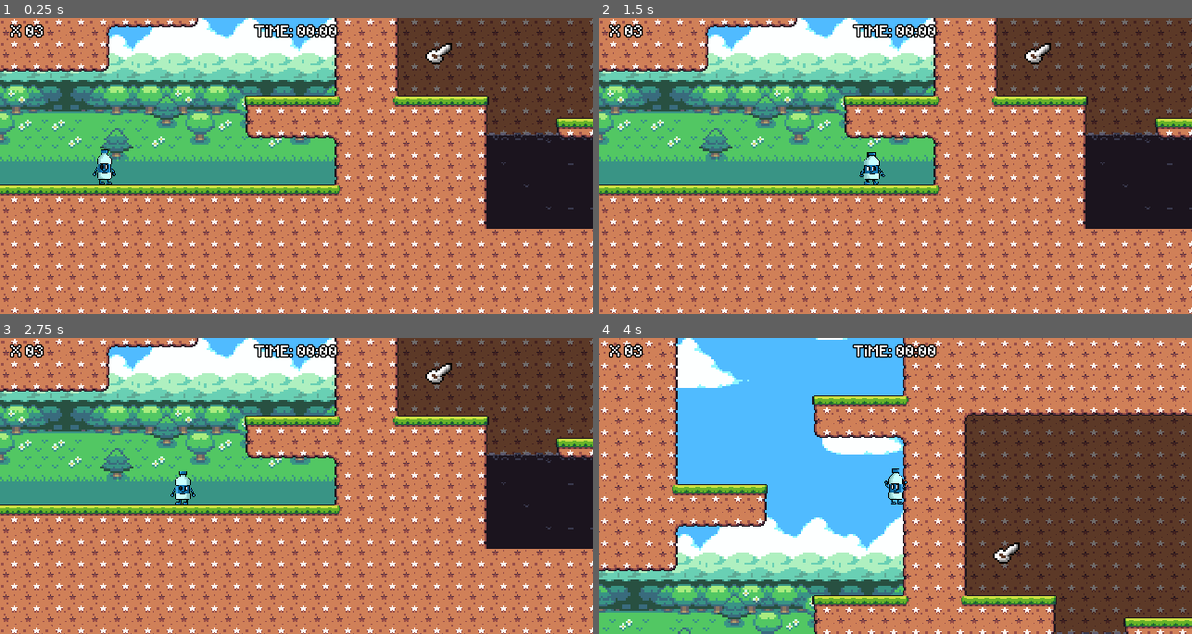
Above: before the commit, frames 1-4 (two rows, left to right).
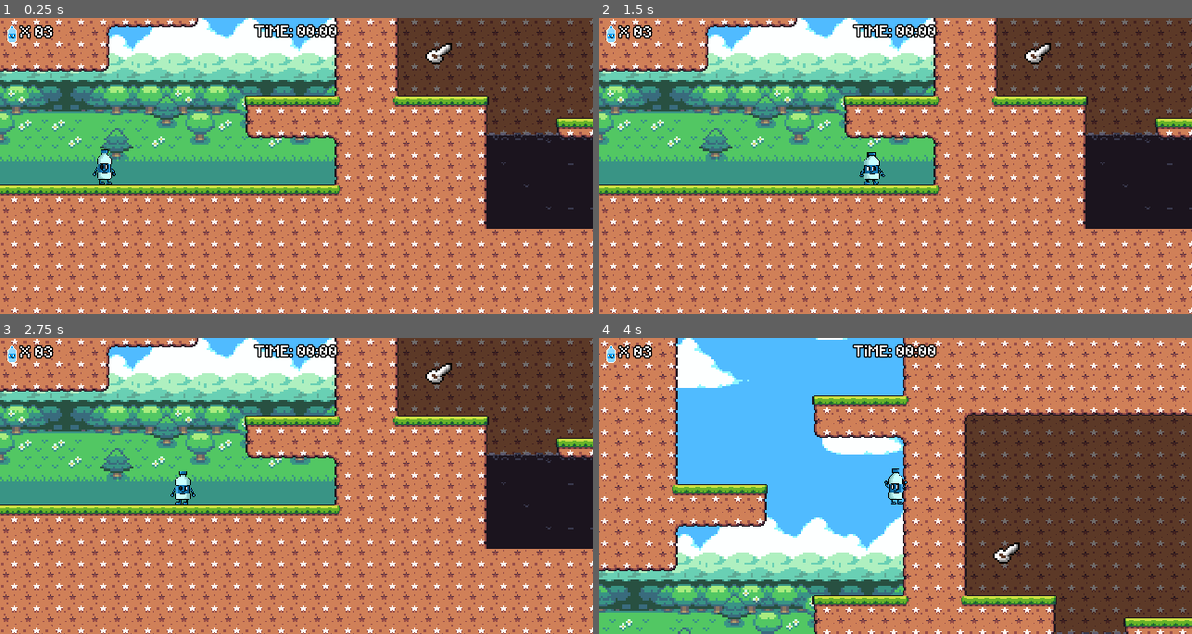
Above: after the commit, the same moments.

Repository: ToySteel/Biribinha
Game: Godot game, scene res://word_00.tscn
Two runs of this game, one before a commit and one after it. Both use one fixed random seed, a clock stepped at 60 frames per second and the inputs below.
Inputs:
- Up to frame 1 (0.25 s): no input
- Up to frame 2 (1.5 s): tap Enter (ui_accept) at 0.5, 0.77 s; hold Right (ui_right) from 0.53 s (still down)
- Up to frame 3 (2.75 s): tap Enter (ui_accept) at 1.52 s; release Right (ui_right) at 2.03 s; hold Left (ui_left) from 2.03 s (still down)
- Up to frame 4 (4 s): release Left (ui_left) at 2.78 s; hold Right (ui_right) from 2.78 s (still down); tap Enter (ui_accept) at 3.02, 3.77 s

The runs differ from the first frame. In frame 1, 0.3% of the frame differs, in the area x 1-10%, y 1-9%; in frame 2, 0.3%; in frame 3, 0.3%; in frame 4, 0.3%.

Commit message:
12/09-01

Diff:
--- a/globals.gd
+++ b/globals.gd
@@ -1 +1,4 @@
 extends Node
+
+
+var player_life := 3
--- /dev/null
+++ b/hud_manager.gd
@@ -0,0 +1,18 @@
+extends Control
+@onready var timer_counter: Label = $container/timer_container/timer_counter as Label
+@onready var life_counter: Label = $"container/life_container/life counter" as Label
+
+
+
+func _ready() -> void:
+	life_counter.text = str("%02d" % Globals.player_life)
+
+
+
+
+
+
+
+
+func _process(delta: float) -> void:
+	life_counter.text = str("%02d" % Globals.player_life)
--- a/player.gd
+++ b/player.gd
@@ -3,7 +3,7 @@
 #Variáveis básicas
 const SPEED = 150.0
 const JUMP_FORCE = -400.0
-@export var player_life := 10
+#@export var player_life := 10
 var knockback_vector := Vector2.ZERO
 var direction
 #Pulo duplo
@@ -26,6 +26,7 @@
 #@onready var animationSprite := $animSprite
 #@onready var animationCoca := $animCola
 @onready var remote_transform := $remote
+signal player_has_died()
 #variaveis de animaçao
 var animIdle = "idle Watter"
 var animJump = "jump Watter"
@@ -182,7 +183,7 @@
 func _on_hurtbox_body_entered(body: Node2D) -> void:
 	#if body.is_in_group("enemies"):
 		#queue_free()
-		if player_life <0:
+		if Globals.player_life <0:
 			queue_free()
 		else:
 			if $ray_right.is_colliding():
@@ -193,14 +194,16 @@
 	var camera_path = camera.get_path()
 	remote_transform.remote_path = camera_path
 func take_damage(knockback_force := Vector2.ZERO, duration := 0.25):
-	if player_life >0:
-		player_life -= 1
+	if Globals.player_life >0:
+		Globals.player_life -= 1
+		if knockback_force != Vector2.ZERO:
+			knockback_vector = knockback_force
+
+			var knockback_tween := get_tree().create_tween()
+			knockback_tween.tween_property(self, "knockback_vector", Vector2.ZERO, duration)
+			animation.modulate = Color(1, 0.426, 0.357)
+			knockback_tween.tween_property(animation, "modulate", Color(1, 1, 1, 1), duration)
 	else:
 		queue_free()
-	if knockback_force != Vector2.ZERO:
-		knockback_vector = knockback_force
-
-		var knockback_tween := get_tree().create_tween()
-		knockback_tween.tween_property(self, "knockback_vector", Vector2.ZERO, duration)
-		animation.modulate = Color(1, 0.426, 0.357)
-		knockback_tween.tween_property(animation, "modulate", Color(1, 1, 1, 1), duration)
+		emit_signal("Agua_refri")
+		emit_signal("player_has_died")
--- a/word_00.gd
+++ b/word_00.gd
@@ -5,8 +5,14 @@
 # Called when the node enters the scene tree for the first time.
 func _ready() -> void:
 	player.follow_camera(camera)
+	player.player_has_died.connect(reload_game)
+
 
 
 # Called every frame. 'delta' is the elapsed time since the previous frame.
 func _process(delta: float) -> void:
 	pass
+
+func reload_game():
+	await get_tree().create_timer(1.0)
+	get_tree().reload_current_scene()
--- a/word_00.tscn
+++ b/word_00.tscn
@@ -26,6 +26,8 @@
 [ext_resource type="PackedScene" uid="uid://cr5byayclcbtf" path="res://enemy.tscn" id="21_j1b3x"]
 [ext_resource type="Script" path="res://spikes.gd" id="25_yio8q"]
 [ext_resource type="FontFile" uid="uid://bqwtw7rvccsrw" path="res://sprites/RevMiniPixel.ttf" id="26_14tr3"]
+[ext_resource type="Script" path="res://hud_manager.gd" id="26_hxutm"]
+[ext_resource type="Texture2D" uid="uid://4h02hrsq6ed4" path="res://biriba vida (2) (1).png" id="27_1oupx"]
 
 [sub_resource type="TileSetAtlasSource" id="TileSetAtlasSource_i1d8t"]
 texture = ExtResource("1_2w2me")
@@ -347,7 +349,6 @@
 
 [node name="player" parent="." instance=ExtResource("7_0ir80")]
 position = Vector2(76, 443)
-player_life = 999
 
 [node name="CocaRefri" parent="." instance=ExtResource("13_vm6us")]
 position = Vector2(1659, 443)
@@ -542,6 +543,7 @@
 anchor_bottom = 1.0
 grow_horizontal = 2
 grow_vertical = 2
+script = ExtResource("26_hxutm")
 
 [node name="container" type="MarginContainer" parent="HUD/control"]
 layout_mode = 1
@@ -584,6 +586,7 @@
 
 [node name="life_icon" type="TextureRect" parent="HUD/control/container/life_container"]
 layout_mode = 2
+texture = ExtResource("27_1oupx")
 
 [node name="life separator" type="Label" parent="HUD/control/container/life_container"]
 layout_mode = 2
Binary file added: biriba vida (2) (1).png
Not shown, added: biriba vida (2) (1).png.import
Binary file added: sprites/biriba vida.png
Not shown, added: sprites/biriba vida.png.import
Not shown: 1 places in word_00.tscn that only renumber resources
